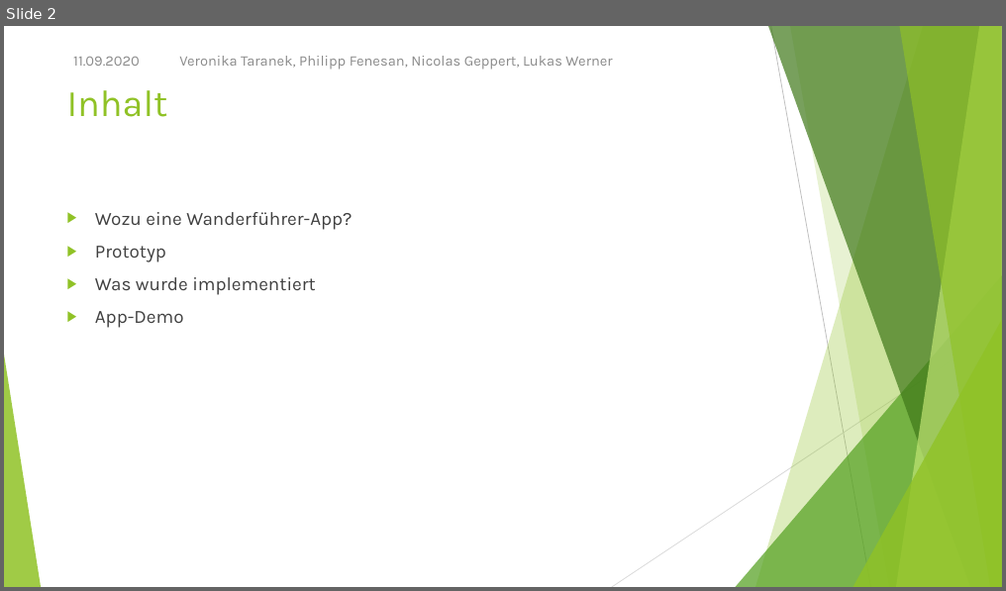
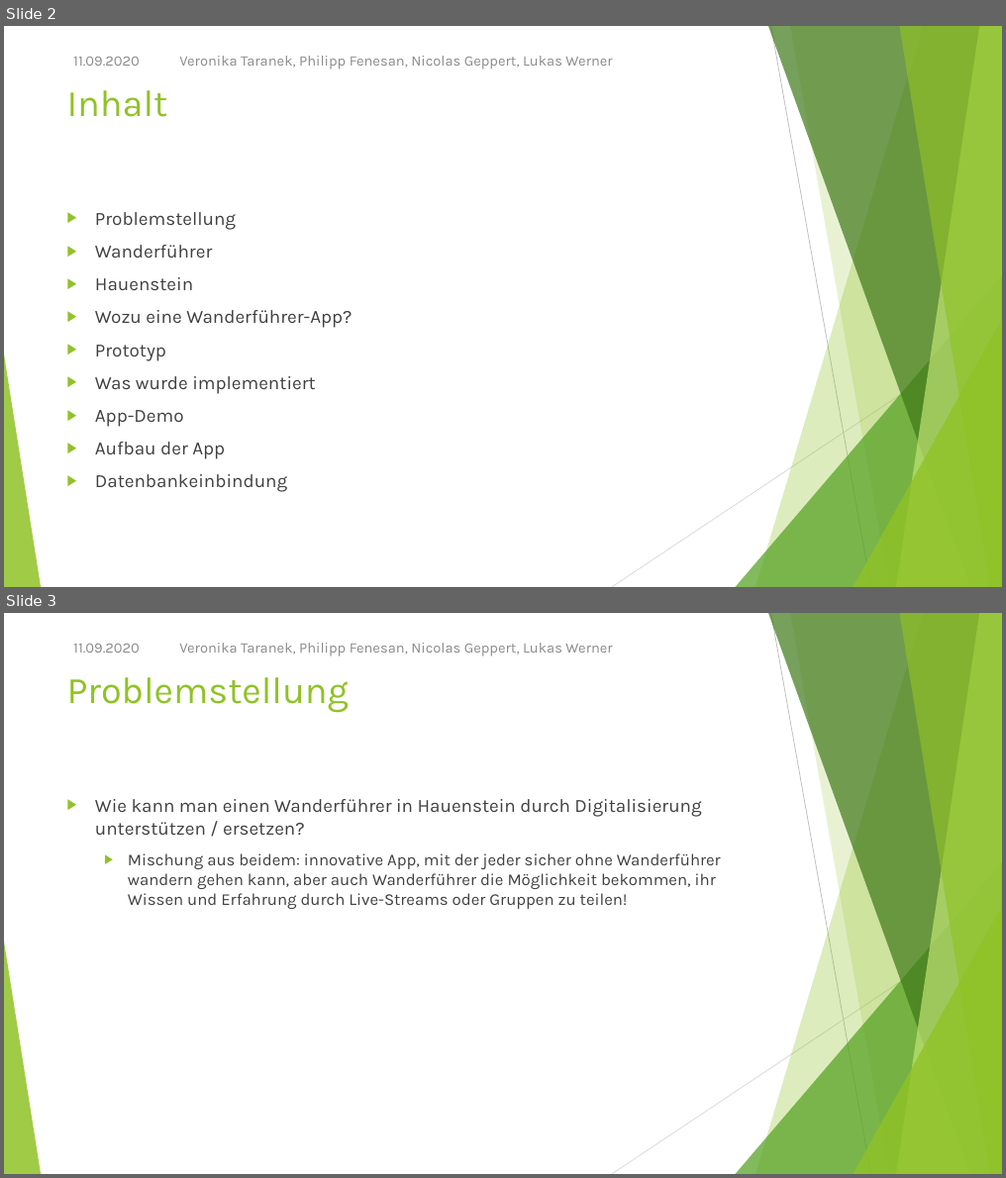
Before and after one commit to NicoGep/Programming_Project, a slide deck: presentation/wanderoo – Gruppe 3.pptx. Shown one above the other, each under a label of ours: slide 2 before the commit, slides 2 and 3 after it. The pictures are 1006x591 and 1006x1178 pixels, drawn with LibreOffice and Linux fonts; fonts in the diff are those of the drawing. Boxes give left, top, right and bottom in pixels: in the first picture for what was removed or moved away, otherwise in the second. Text is boxed around its words. In the diff, an @@ line names an element or a change of style, - is before the commit and + after.

```diff
--- a/presentation/wanderoo – Gruppe 3.pptx
+++ b/presentation/wanderoo – Gruppe 3.pptx
@@ slide 3 added at [4, 613, 1002, 1174], background #FFFFFF; not listed: 10 template elements that a slide beside it also shows @@
@@ text added at [73, 643, 140, 653], 14 pt, text #8C8C8C @@
+11.09.2020
@@ text added at [179, 643, 612, 657], 14 pt, text #8C8C8C @@
+Veronika Taranek, Philipp Fenesan, Nicolas Geppert, Lukas Werner
@@ title added at [67, 677, 349, 713], 36 pt, text #90C226 @@
+Problemstellung
@@ text added at [95, 799, 721, 909], 16 pt, text #404040 @@
+▶ Wie kann man einen Wanderführer in Hauenstein durch Digitalisierung unterstützen / ersetzen?
+  ▶ Mischung aus beidem: innovative App, mit der jeder sicher ohne Wanderführer wandern gehen kann, aber auch Wanderführer die Möglichkeit bekommen, ihr Wissen und Erfahrung durch Live-Streams oder Gruppen zu teilen!
@@ slide 2 changed as well @@
@@ text at [95, 212, 236, 290]: paragraphs added @@
+▶ Problemstellung
+▶ Wanderführer
+▶ Hauenstein
@@ text at [95, 442, 287, 492]: paragraphs added @@
+▶ Aufbau der App
+▶ Datenbankeinbindung
```
Also in this commit, not shown: 8 other slides changed, 2 other slides added, 11 other files.
